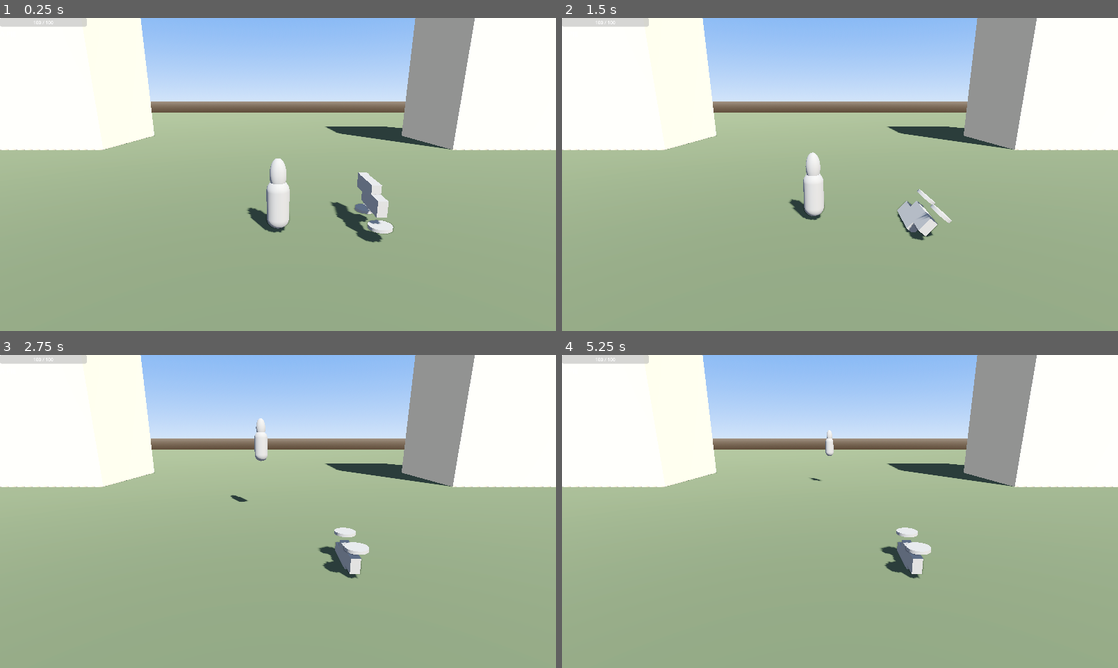
Above: before the commit, frames 1-4 (two rows, left to right).
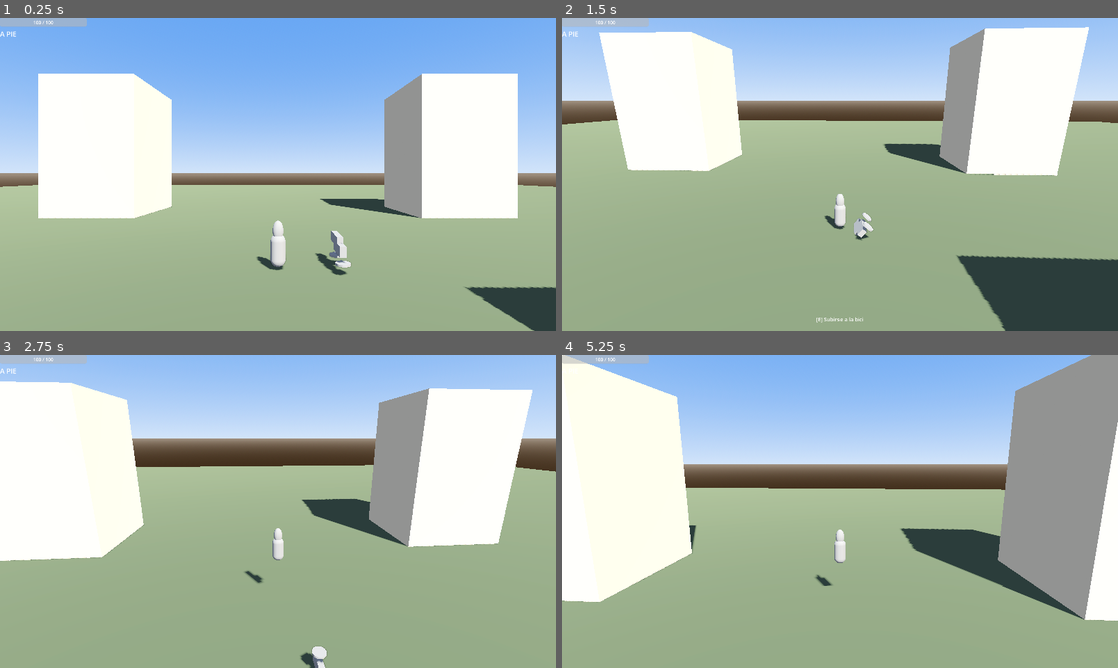
Above: after the commit, the same moments.

Repository: lucahttp/luzutv
Game: Godot game, scene res://scenes/main.tscn
Same seed, same stepped clock (60 frames per second), same inputs: the game is played once before the commit and once after it.
Inputs (mouse positions are in pixels of both pictures, inside the frame that each line leads up to):
- Up to frame 1 (0.25 s): no input
- Up to frame 2 (1.5 s): move the mouse to (867, 174) at 0.52 s; hold W (accelerate) from 0.53 s (still down); click (867, 174) at 0.6 s; tap Space (jump) at 0.77 s; move the mouse to (812, 174) at 1.27 s; tap Ctrl (crouch) at 1.35 s
- Up to frame 3 (2.75 s): keep holding W (accelerate); tap Space (jump) at 1.52 s; move the mouse to (289, 505) at 2.02 s; hold E (interact) from 2.03 s (still down)
- Up to frame 4 (5.25 s): keep holding W (accelerate); move the mouse to (834, 517) at 2.77 s; release E (interact) at 2.78 s; tap Shift (run) at 2.85 s; tap Space (jump) at 3.02, 3.77, 4.52 s; move the mouse to (878, 514) at 3.52 s; click (878, 514) at 3.6 s; move the mouse to (795, 508) at 4.27 s; tap Ctrl (crouch) at 4.35 s; move the mouse to (845, 511) at 5.02 s; hold E (interact) from 5.03 s (still down)

The runs differ from the first frame. In frame 1, 55% of the frame differs, in the area x 0-100%, y 0-100%; in frame 2, 27%; in frame 3, 27%; in frame 4, 44%.

Commit message:
feat: add OrbitCamera script for third-person camera control and update editor configurations.

Diff:
--- a/scripts/camera/orbit_camera.gd
+++ b/scripts/camera/orbit_camera.gd
@@ -32,6 +32,11 @@
 	add_to_group("camera_rig")
 	Input.mouse_mode = Input.MOUSE_MODE_CAPTURED
 	target_distance = follow_distance
+
+	# Auto-find player if no target set
+	if not follow_target:
+		await get_tree().process_frame
+		follow_target = get_tree().get_first_node_in_group("player")
 
 	# Setup collision ray
 	if collision_ray:
